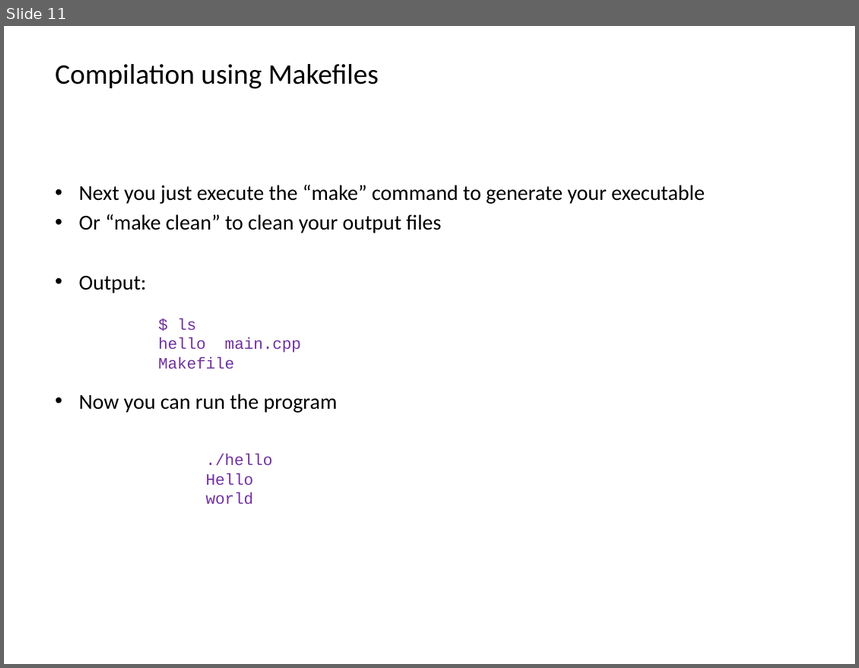
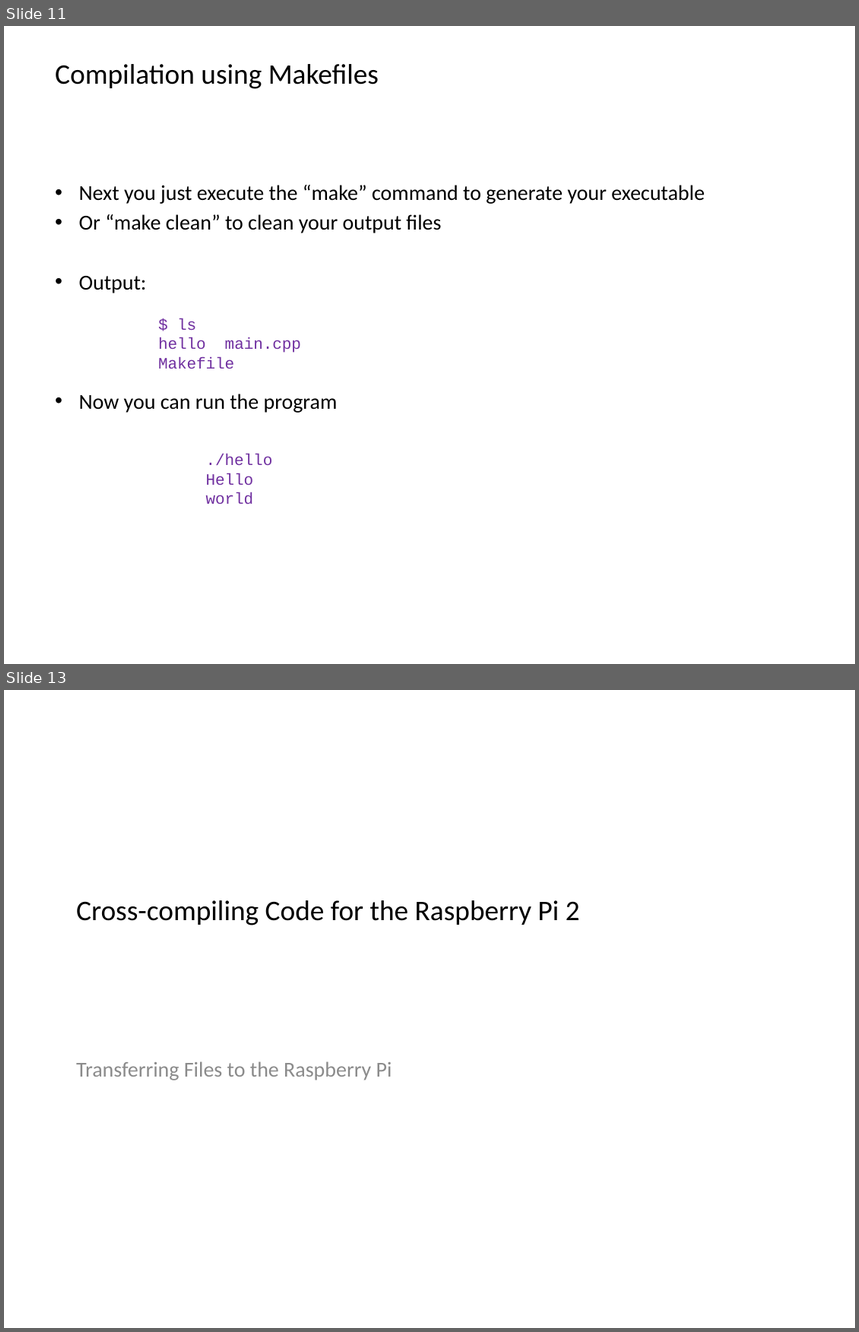
Before and after one commit to BioBoost/multimediatechnieken, a slide deck: slides/raspberry_pi_2_crosscompilation.pptx. Shown one above the other, each under a label of ours: slide 11 before the commit, slides 11 and 13 after it; the slides between them are not shown. The pictures are 859x668 and 859x1332 pixels, drawn with LibreOffice and Linux fonts; fonts in the diff are those of the drawing; background and template pictures are left out. Boxes give left, top, right and bottom in pixels: in the first picture for what was removed or moved away, otherwise in the second. Text is boxed around its words. In the diff, an @@ line names an element or a change of style, - is before the commit and + after.

Commit message:
Slides on cross-compilation of sourcecode for raspberry pi

```diff
--- a/slides/raspberry_pi_2_crosscompilation.pptx
+++ b/slides/raspberry_pi_2_crosscompilation.pptx
@@ slide 13 added at <box>4,690,855,1328</box>, background picture (left out) @@
@@ title added at <box>76,901,580,926</box>, 24 pt, text #000000 @@
+Cross-compiling Code for the Raspberry Pi 2
@@ subtitle added at <box>76,1062,392,1081</box>, 18 pt, text #8C8C8C @@
+Transferring Files to the Raspberry Pi
```
Also in this commit, not shown: 4 slides changed, 3 slides removed, 2 other files.
